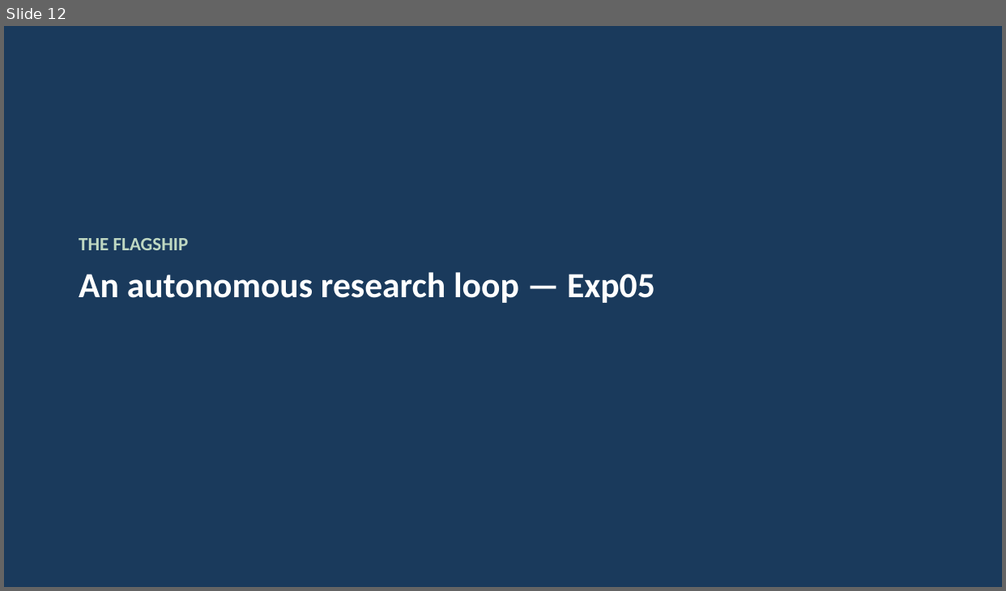
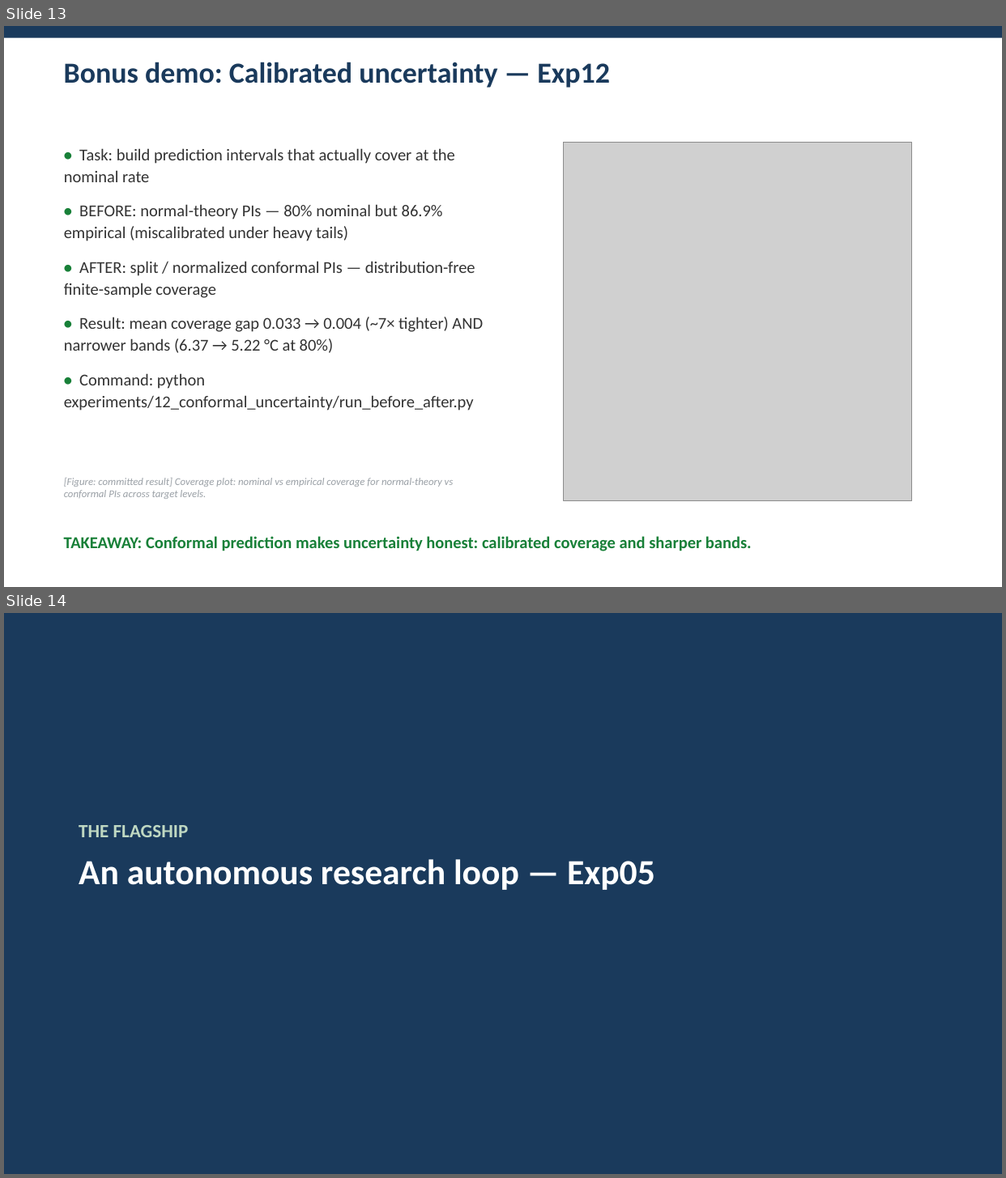
Before and after one commit to dlmastery/environment_stats_talk, a slide deck: docs/talk/deck.pptx. Shown one above the other, each under a label of ours: slide 12 before the commit, slides 13 and 14 after it. The pictures are 1006x591 and 1006x1178 pixels, drawn with LibreOffice and Linux fonts; fonts in the diff are those of the drawing; grey boxes stand for pictures. Boxes give left, top, right and bottom in pixels: in the first picture for what was removed or moved away, otherwise in the second. Text is boxed around its words. In the diff, an @@ line names an element or a change of style, - is before the commit and + after.

```diff
--- a/docs/talk/deck.pptx
+++ b/docs/talk/deck.pptx
@@ slide 13 added at box(4, 26, 1002, 587), background #FFFFFF @@
@@ rectangle added at box(4, 26, 1002, 38), fill #1A3A5C @@
@@ text added at box(64, 62, 610, 88), 28 pt, text #1A3A5C, bold @@
+Bonus demo: Calibrated uncertainty — Exp12
@@ picture added at box(564, 142, 912, 501) @@
@@ text added at box(64, 148, 483, 411), 16 pt, text #333333 @@
+• Task: build prediction intervals that actually cover at the nominal rate
+• BEFORE: normal-theory PIs — 80% nominal but 86.9% empirical (miscalibrated under heavy tails)
+• AFTER: split / normalized conformal PIs — distribution-free finite-sample coverage
+• Result: mean coverage gap 0.033 → 0.004 (~7× tighter) AND narrower bands (6.37 → 5.22 °C at 80%)
+• Command: python experiments/12_conformal_uncertainty/run_before_after.py
@@ text added at box(64, 478, 454, 499), 10 pt, text #9AA0A6, italic @@
+[Figure: committed result] Coverage plot: nominal vs empirical coverage for normal-theory vs conformal PIs across target levels.
@@ text added at box(64, 536, 752, 552), 16 pt, text #188038, bold @@
+TAKEAWAY: Conformal prediction makes uncertainty honest: calibrated coverage and sharper bands.
@@ what was slide 12 is now slide 14 @@
```
Also in this commit, not shown: 5 slides changed, 1 other slide added, 1 other file.
